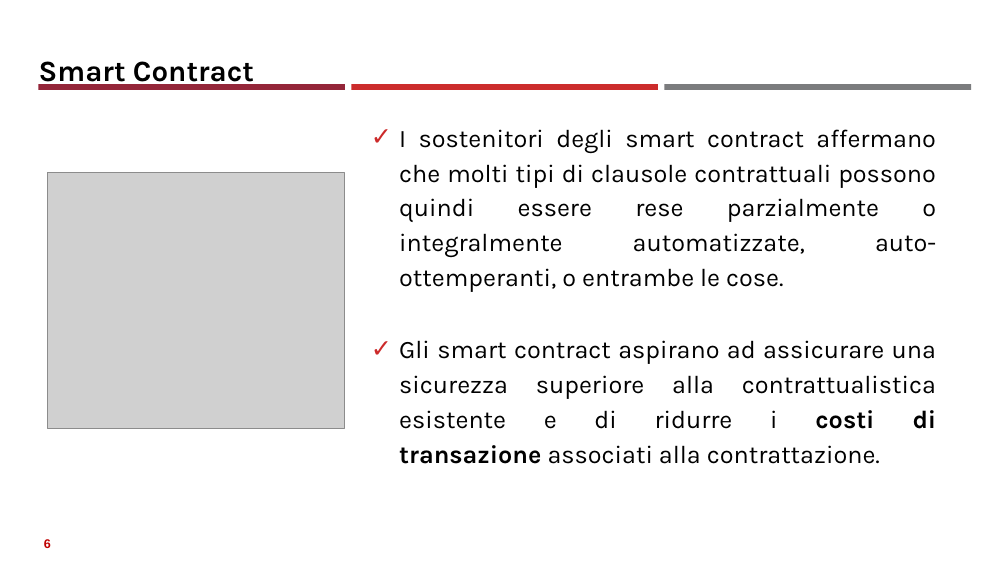
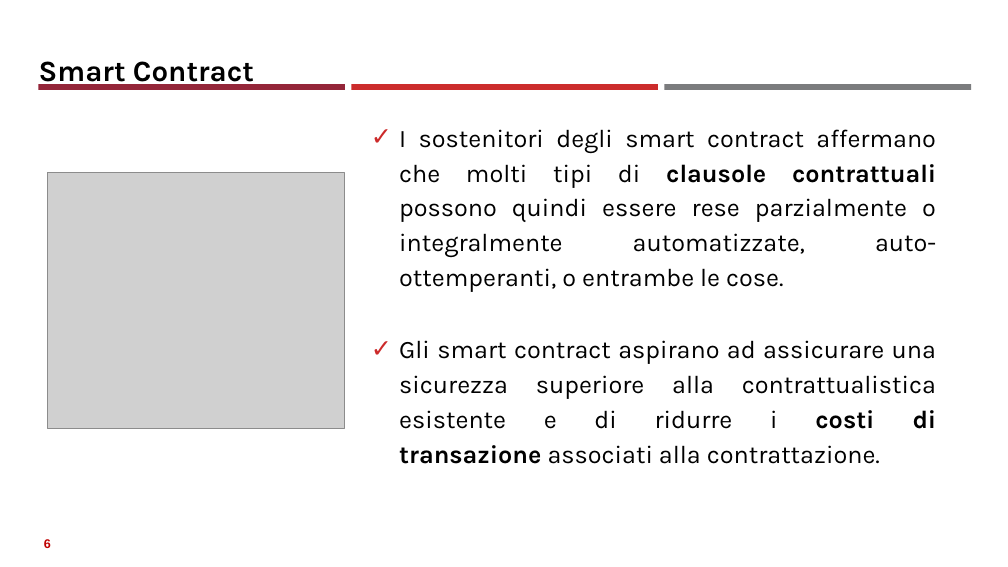
Before and after one commit to neural1977/data_science_interview_material, a slide deck: slide 6 of Assicurazioni/Smart Contract.pptx. Drawn at 1008x567 pixels with LibreOffice and Linux fonts; fonts in the diff are those of the drawing; grey boxes stand for pictures. Boxes give left, top, right and bottom in pixels: in the first picture for what was removed or moved away, otherwise in the second. Text is boxed around its words. In the diff, an @@ line names an element or a change of style, - is before the commit and + after.

```diff
--- a/Assicurazioni/Smart Contract.pptx
+++ b/Assicurazioni/Smart Contract.pptx
@@ text at <box>399,129,936,292</box>: bold on in "clausole contrattuali" @@
```
Also in this commit, not shown: 2 other slides changed, 2 other files.
